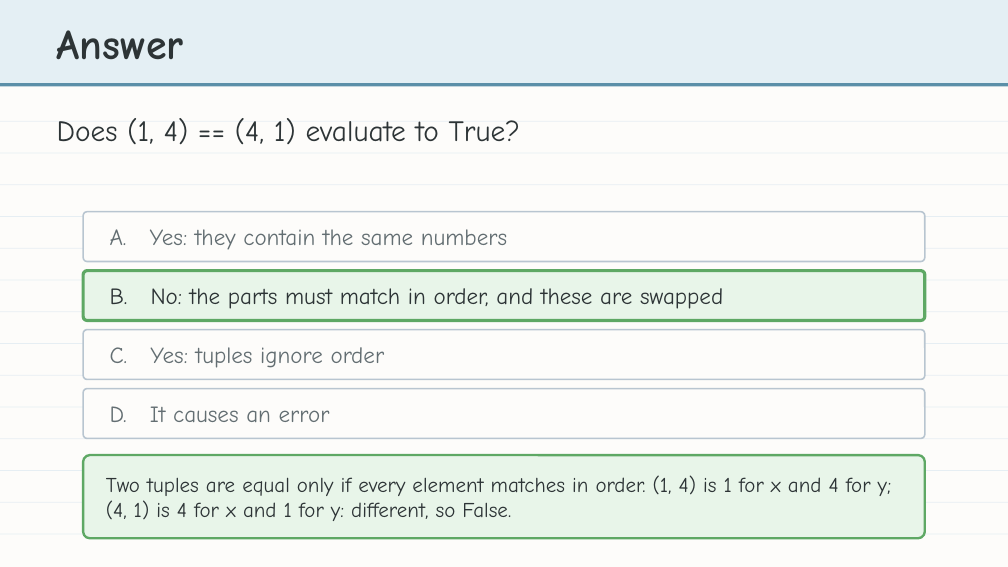
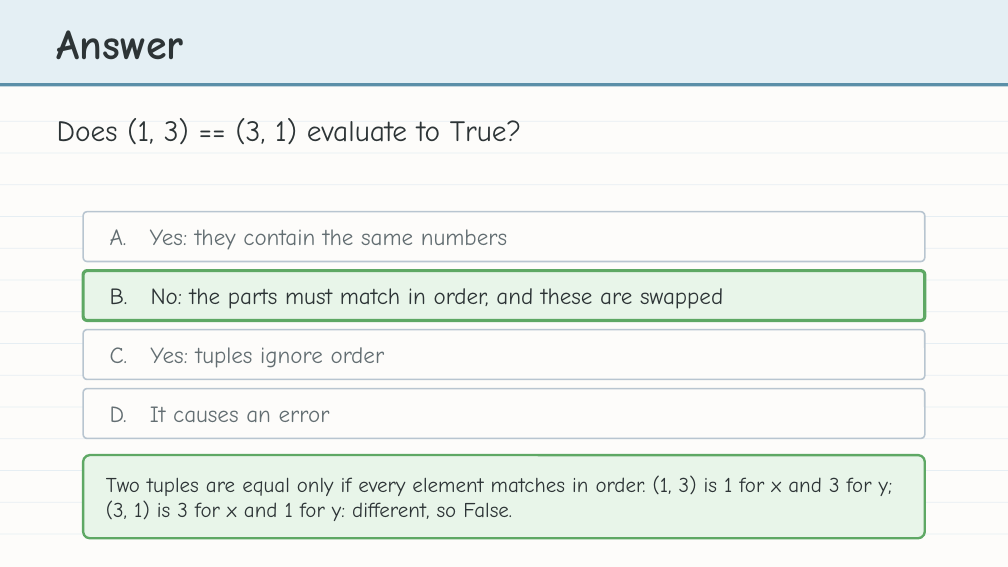
Before and after one commit to bradamiller/LearningPython, a slide deck: slide 20 of static/slides/module-04-manhattan/lesson-02-tuples.pptx. Drawn at 1008x567 pixels with LibreOffice and Linux fonts; fonts in the diff are those of the drawing. Boxes give left, top, right and bottom in pixels: in the first picture for what was removed or moved away, otherwise in the second. Text is boxed around its words. In the diff, an @@ line names an element or a change of style, - is before the commit and + after.

```diff
--- a/static/slides/module-04-manhattan/lesson-02-tuples.pptx
+++ b/static/slides/module-04-manhattan/lesson-02-tuples.pptx
@@ text at [57, 118, 521, 144]: text changed @@
-Does (1, 4) == (4, 1) evaluate to True?
+Does (1, 3) == (3, 1) evaluate to True?
@@ text at [106, 475, 893, 521]: text changed @@
-Two tuples are equal only if every element matches in order. (1, 4) is 1 for x and 4 for y; (4, 1) is 4 for x and 1 for y: different, so False.
+Two tuples are equal only if every element matches in order. (1, 3) is 1 for x and 3 for y; (3, 1) is 3 for x and 1 for y: different, so False.
```
Also in this commit, not shown: 8 other slides changed, 11 other files.
